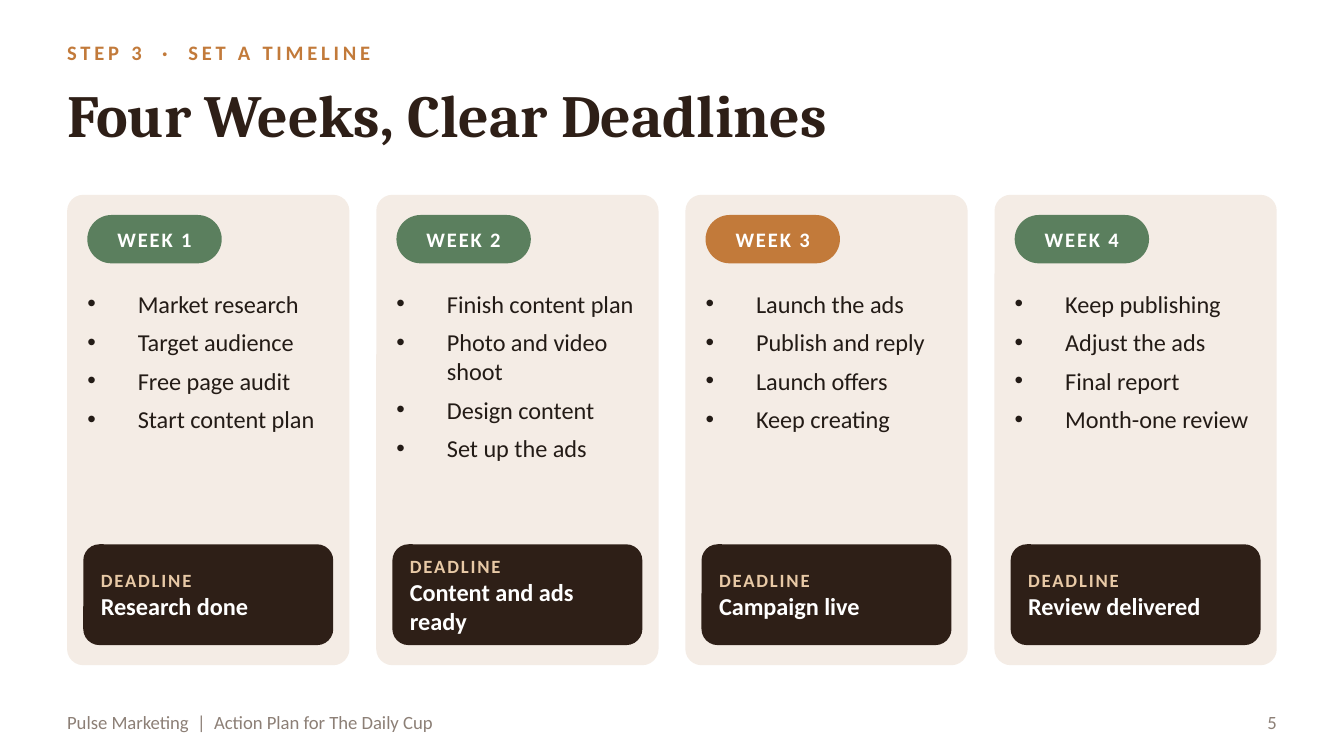
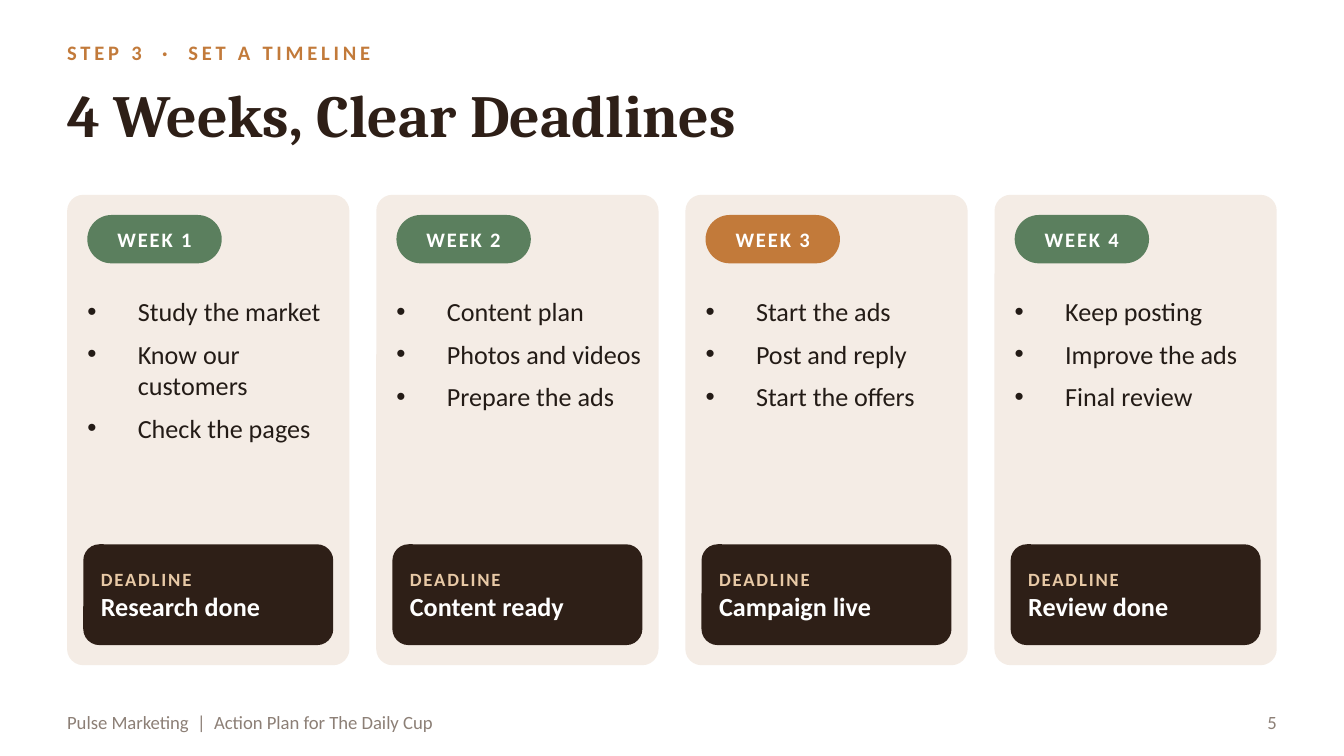
Before and after one commit to RahmaOshba/RahmaOshba, a slide deck: slide 5 of The_Daily_Cup_Action_Plan.pptx. Drawn at 1344x756 pixels with LibreOffice and Linux fonts; fonts in the diff are those of the drawing. Boxes give left, top, right and bottom in pixels: in the first picture for what was removed or moved away, otherwise in the second. Text is boxed around its words. In the diff, an @@ line names an element or a change of style, - is before the commit and + after.

```diff
--- a/The_Daily_Cup_Action_Plan.pptx
+++ b/The_Daily_Cup_Action_Plan.pptx
@@ title at (67, 95, 736, 145): text changed @@
-Four Weeks, Clear Deadlines
+4 Weeks, Clear Deadlines
@@ text at (138, 303, 320, 443): text changed; size 13 to 14 pt @@
-• Market research
-• Target audience
-• Free page audit
-• Start content plan
+• Study the market
+• Know our customers
+• Check the pages
@@ text at (447, 303, 641, 411): text changed; size 13 to 14 pt @@
-• Finish content plan
-• Photo and video shoot
-• Design content
-• Set up the ads
+• Content plan
+• Photos and videos
+• Prepare the ads
@@ text at (756, 303, 914, 406): text changed; size 13 to 14 pt @@
-• Launch the ads
-• Publish and reply
-• Launch offers
-• Keep creating
+• Start the ads
+• Post and reply
+• Start the offers
@@ text at (1065, 303, 1237, 406): text changed; size 13 to 14 pt @@
-• Keep publishing
-• Adjust the ads
-• Final report
-• Month-one review
+• Keep posting
+• Improve the ads
+• Final review
@@ text at (101, 597, 260, 616): size 13 to 14 pt in "Research done" @@
@@ text at (410, 597, 564, 620): text changed; size 13 to 14 pt @@
-Content and ads ready
+Content ready
@@ text at (719, 597, 871, 621): size 13 to 14 pt in "Campaign live" @@
@@ text at (1028, 597, 1168, 616): text changed; size 13 to 14 pt @@
-Review delivered
+Review done
```
Also in this commit, not shown: 10 other slides changed, 1 other file.
